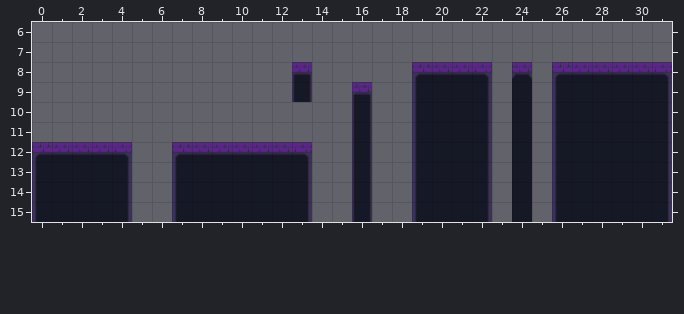
Tiled map, stored at export/html5/bin/assets/data/maps/map_test.tmx. That is the earlier state.
Cells are 32x32 px. Shown: x 0..31, y 6..15.
The same view after the edit:
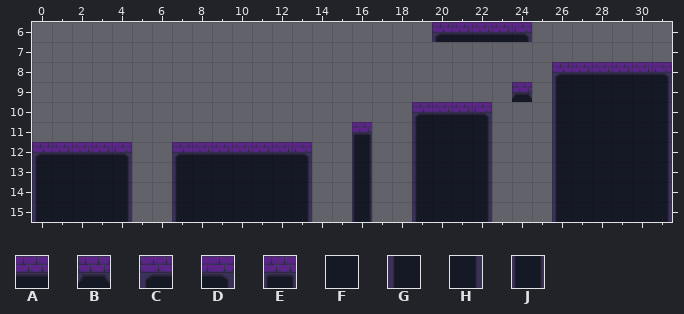
Key: from "castle_tiles": A 2 "SOLID", B 3 "SOLID", C 4 "SOLID", D 5 "SOLID", E 6 "SOLID", F 7 "SOLID", G 8 "SOLID", H 9 "SOLID", J 10 "SOLID".
_ is an empty cell.
The exact change:
{"where": "layer \"Platforms\""}
{"y":6,"x":20,"old":"_____","new":"CAAAD"}
{"y":8,"x":13,"old":"E","new":"_"}
{"y":8,"x":19,"old":"CAAD","new":"____"}
{"y":8,"x":24,"old":"B","new":"_"}
{"y":9,"x":13,"old":"J","new":"_"}
{"y":9,"x":16,"old":"E","new":"_"}
{"y":9,"x":19,"old":"GFFH","new":"____"}
{"y":9,"x":24,"old":"F","new":"B"}
{"y":10,"x":16,"old":"J","new":"_"}
{"y":10,"x":19,"old":"GFFH","new":"CAAD"}
{"y":10,"x":24,"old":"F","new":"_"}
{"y":11,"x":16,"old":"J","new":"E"}
{"y":11,"x":24,"old":"F","new":"_"}
{"y":12,"x":24,"old":"F","new":"_"}
{"y":13,"x":24,"old":"F","new":"_"}
{"y":14,"x":24,"old":"F","new":"_"}
{"y":15,"x":24,"old":"F","new":"_"}
{"label":"added","picture_box":[432,22,532,42]}
{"label":"removed","picture_box":[292,62,312,102]}
{"label":"changed","picture_box":[412,62,492,117]}
{"label":"changed","picture_box":[512,62,532,222]}
{"label":"changed","picture_box":[352,82,372,135]}
